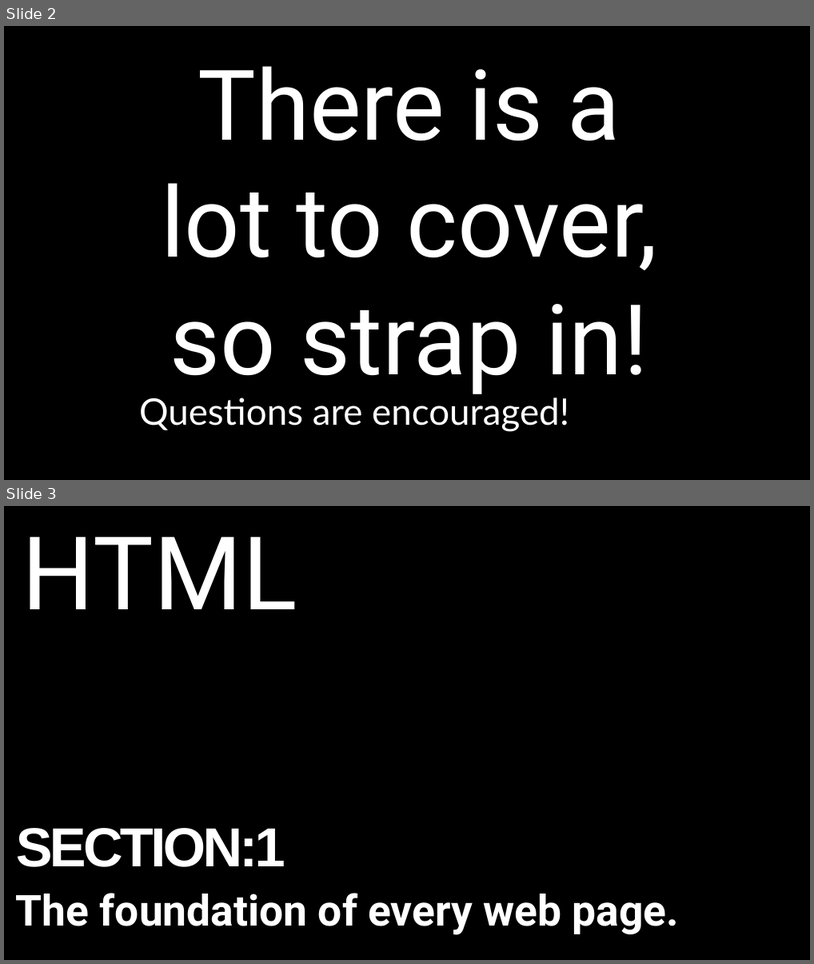
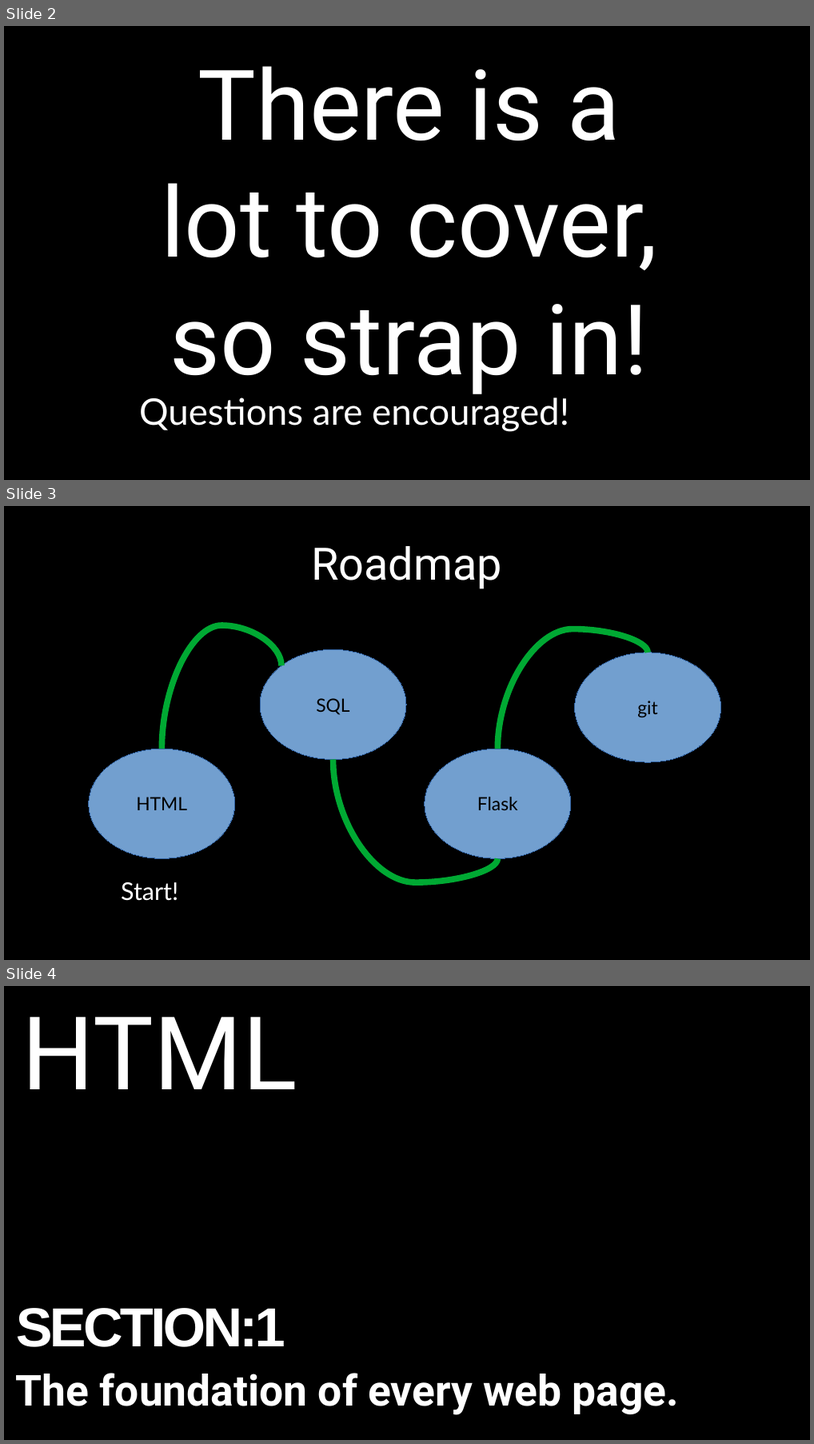
Before and after one commit to alexacallmebaka/htmlflasksql, a slide deck: slides/deck.odp. Shown one above the other, each under a label of ours: slides 2 and 3 before the commit, slides 2, 3 and 4 after it. The pictures are 814x964 and 814x1444 pixels, drawn with LibreOffice and Linux fonts; fonts in the diff are those of the drawing. Boxes give left, top, right and bottom in pixels: in the first picture for what was removed or moved away, otherwise in the second. Text is boxed around its words. In the diff, an @@ line names an element or a change of style, - is before the commit and + after.

```diff
--- a/slides/deck.odp
+++ b/slides/deck.odp
@@ slide 3 added at bbox=[4, 506, 810, 960], background #000000 @@
@@ title added at bbox=[311, 546, 502, 589], 44 pt, text #FFFFFF @@
+Roadmap
@@ curved line added from (162, 749) to (282, 665), #00A933 6.01 pt @@
@@ ellipse added at bbox=[260, 649, 406, 759], fill #729FCF, outline #3465A4 0 pt, 18 pt, text #000000 @@
+SQL
@@ curved line added from (498, 749) to (648, 652), #00A933 6.01 pt @@
@@ ellipse added at bbox=[574, 652, 721, 762], fill #729FCF, outline #3465A4 0 pt, 18 pt, text #000000 @@
+git
@@ ellipse added at bbox=[89, 748, 235, 858], fill #729FCF, outline #3465A4 0 pt, 18 pt, text #000000 @@
+HTML
@@ curved line added from (334, 759) to (498, 859), #00A933 6.01 pt @@
@@ ellipse added at bbox=[425, 748, 571, 858], fill #729FCF, outline #3465A4 0 pt, 18 pt, text #000000 @@
+Flask
@@ text added at bbox=[121, 882, 178, 900], 24 pt, text #FFFFFF @@
+Start!
@@ what was slide 3 is now slide 4 @@
```
Also in this commit, not shown: 3 slides changed, 13 other slides added, 2 slides removed.
